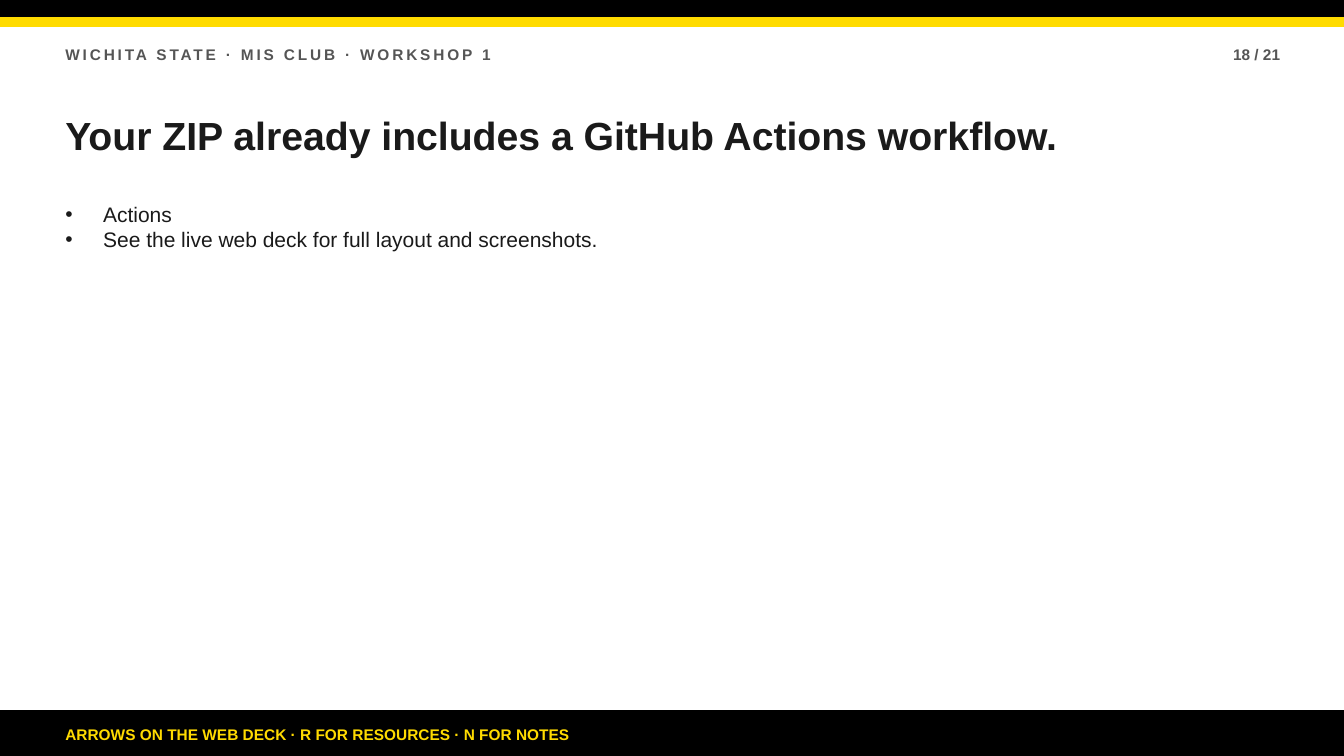
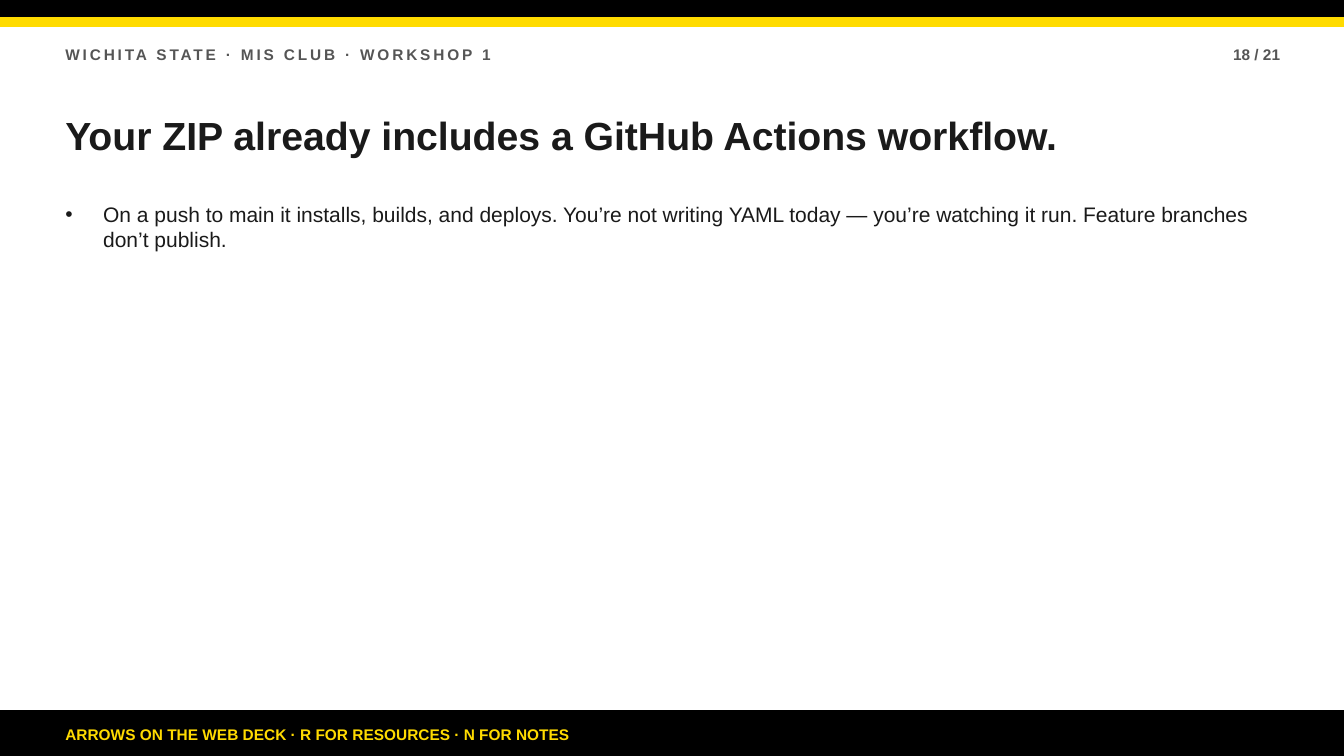
Before and after one commit to bsbcyber/workshop-site, a slide deck: slide 18 of downloads/workshop-1-presentation.pptx. Drawn at 1344x756 pixels with LibreOffice and Linux fonts; fonts in the diff are those of the drawing. Boxes give left, top, right and bottom in pixels: in the first picture for what was removed or moved away, otherwise in the second. Text is boxed around its words. In the diff, an @@ line names an element or a change of style, - is before the commit and + after.

```diff
--- a/downloads/workshop-1-presentation.pptx
+++ b/downloads/workshop-1-presentation.pptx
@@ text at (103,206,1247,252): text changed @@
-• Actions
-• See the live web deck for full layout and screenshots.
+• On a push to main it installs, builds, and deploys. You’re not writing YAML today — you’re watching it run. Feature branches don’t publish.
```
Also in this commit, not shown: 18 other slides changed, 4 other files.
